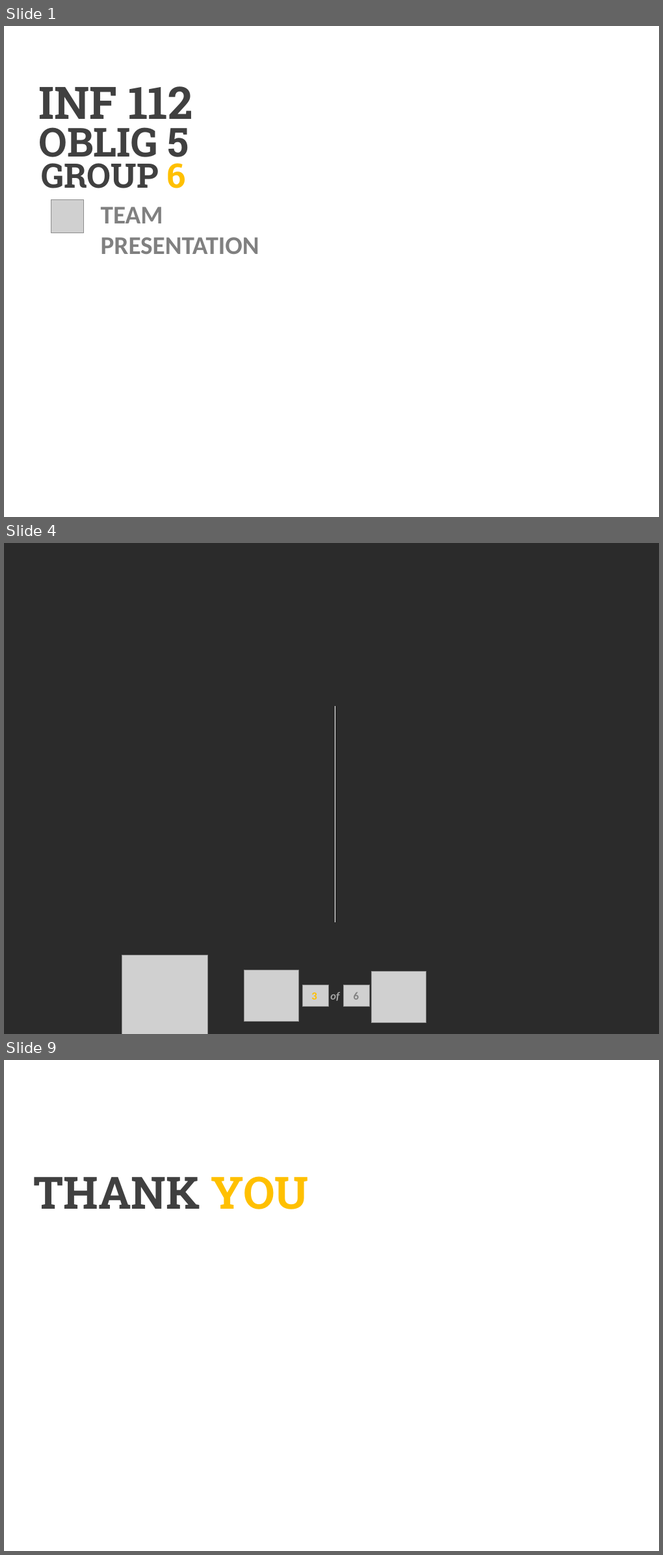
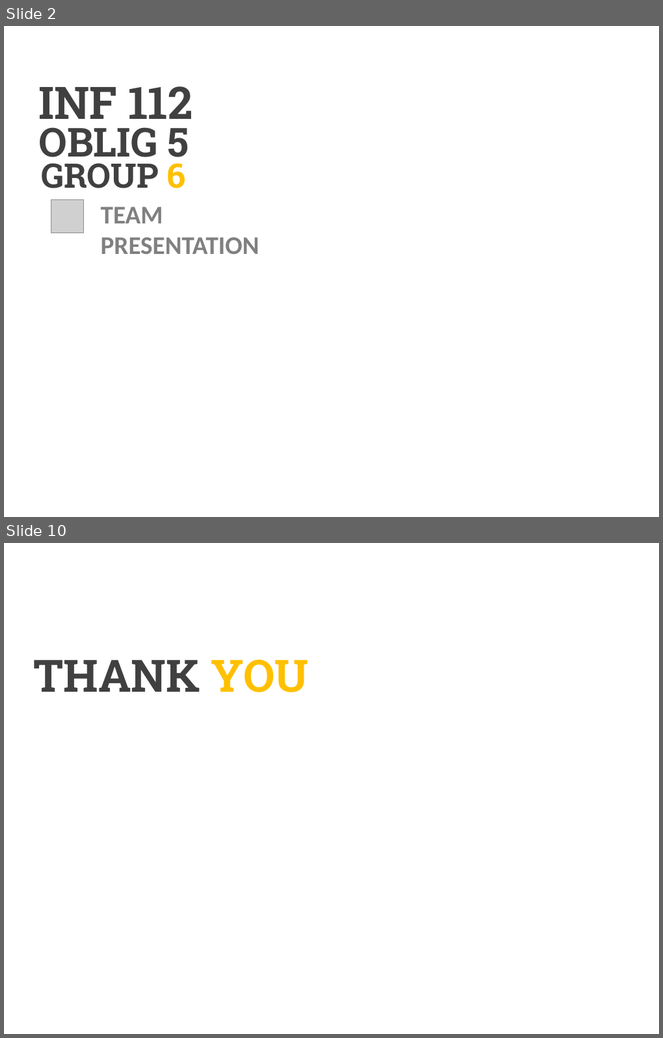
Before and after one commit to luringens/DoodleChess, a slide deck: docs/presentation/Presentasjon oblig 5.pptx. Shown one above the other, each under a label of ours: slides 1, 4 and 9 before the commit, slides 2 and 10 after it; the slides between them are not shown. The pictures are 663x1555 and 663x1038 pixels, drawn with LibreOffice and Linux fonts; fonts in the diff are those of the drawing; grey boxes stand for pictures; background and template pictures are left out; a plain dark background stands for a picture behind light text. Boxes give left, top, right and bottom in pixels: in the first picture for what was removed or moved away, otherwise in the second. Text is boxed around its words. In the diff, an @@ line names an element or a change of style, - is before the commit and + after.

```diff
--- a/docs/presentation/Presentasjon oblig 5.pptx
+++ b/docs/presentation/Presentasjon oblig 5.pptx
@@ slide 4 removed at (x1=4, y1=543, x2=659, y2=1034), background picture (left out) @@
@@ line removed from (335, 706) to (335, 923) @@
@@ line removed from (336, 706) to (336, 923) @@
@@ picture removed at (x1=122, y1=956, x2=207, y2=1034) @@
@@ picture removed at (x1=244, y1=970, x2=299, y2=1022) @@
@@ picture removed at (x1=371, y1=971, x2=426, y2=1023) @@
@@ picture removed at (x1=303, y1=985, x2=329, y2=1007) @@
@@ picture removed at (x1=344, y1=985, x2=370, y2=1007) @@
@@ text removed at (x1=311, y1=993, x2=317, y2=1000) @@
-3
@@ text removed at (x1=330, y1=992, x2=339, y2=1001) @@
-of
@@ text removed at (x1=354, y1=993, x2=359, y2=1000) @@
-6
@@ what was slide 1 is now slide 2 @@
@@ what was slide 9 is now slide 10 @@
```
Also in this commit, not shown: 6 slides changed, 2 slides added.
